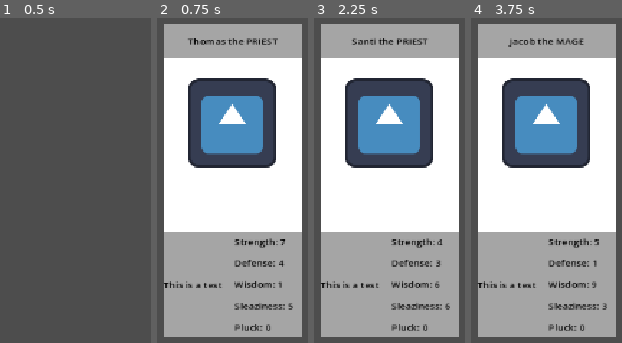
Above: before the commit, frames 1-4 (left to right).
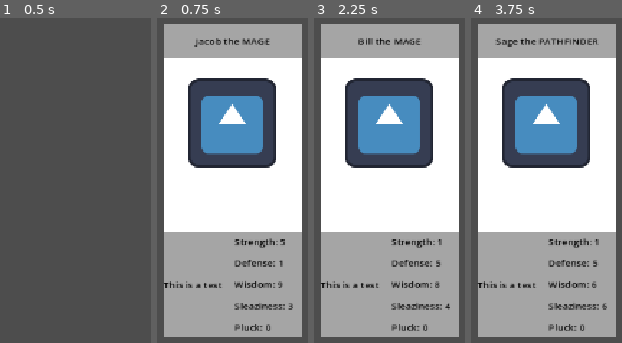
Above: after the commit, the same moments.

Repository: ActuallySanta/Fantasy-Guild-Manager
Game: Godot game, scene res://Scenes/main.tscn
Two runs of this game, one before a commit and one after it. Both use one fixed random seed, a clock stepped at 60 frames per second and the inputs below. The engine's default icon, where the game draws it, is replaced by a stand-in: a white triangle on a blue panel in a dark square.
Inputs:
- Up to frame 1 (0.5 s): no input
- Up to frame 2 (0.75 s): tap Enter at 0.5 s; hold Space (Spawn Card) from 0.53 s (still down)
- Up to frame 3 (2.25 s): release Space (Spawn Card) at 1.28 s; tap I at 1.35 s; tap Enter at 2 s; hold Space (Spawn Card) from 2.03 s (still down)
- Up to frame 4 (3.75 s): release Space (Spawn Card) at 2.78 s; tap I at 2.85 s; tap Enter at 3.5 s; hold Space (Spawn Card) from 3.53 s (still down)

Frame 1 is identical in both runs. In frame 2, 0.8% of the frame differs, in the area x 20-91%, y 6-89%; in frame 3, 0.8%; in frame 4, 1.0%, in the area x 15-91%, y 6-90%.

Commit message:
more quest work -> questManager made

Diff:
--- a/Scenes/main.tscn
+++ b/Scenes/main.tscn
@@ -1,8 +1,12 @@
 [gd_scene format=3 uid="uid://cbre2l6kj08ep"]
 
 [ext_resource type="PackedScene" uid="uid://ca7d3fdaphs4v" path="res://Scenes/Characters/character_generator.tscn" id="1_jjgbg"]
+[ext_resource type="Script" uid="uid://blul1044ocxp2" path="res://Scripts/Quest Creator/quest_Manager.gd" id="2_bo1nx"]
 
 [node name="Main" type="Node2D" unique_id=418361766]
 
 [node name="Character Generator" parent="." unique_id=1008846978 instance=ExtResource("1_jjgbg")]
 position = Vector2(491, 366)
+
+[node name="Node2D" type="Node2D" parent="." unique_id=12970794]
+script = ExtResource("2_bo1nx")
--- /dev/null
+++ b/Scripts/Quest Creator/quest_Manager.gd
@@ -0,0 +1,17 @@
+extends Node
+
+var thisQuest = CreatedQuest
+
+# Called when the node enters the scene tree for the first time.
+func _ready() -> void:
+	thisQuest = CreatedQuest.new()
+	var adventurerArray : Array[GuildCharacter]
+	adventurerArray = thisQuest.generatePartyDuo()
+	print(adventurerArray[0].name)
+	print(adventurerArray[1].name)
+	pass
+
+
+# Called every frame. 'delta' is the elapsed time since the previous frame.
+func _process(delta: float) -> void:
+	pass
--- a/Scripts/Quest Creator/quest_resource.gd
+++ b/Scripts/Quest Creator/quest_resource.gd
@@ -51,8 +51,10 @@
 #what & where I'm leaving it on void
 #this is the main root method for deciding and generating results I'll have
 #methods branch off to decide certain parts of the results
-func _generateResults(_questingAdventurers: Array[GuildCharacter],
-_successChance: float) -> void:
+func generateResults(_questingAdventurers: Array[GuildCharacter],
+_successChance: float) -> String:
+	#generate characters for now
+
 	#put in start text
 
 	#loop with size based on difficulty -> higher difficulty more loops
@@ -65,7 +67,9 @@
 
 	#once the loop moves on we are done here
 	#put in end text
-	pass
+	return ""
+
+	#FUNCTION FOR SUCCESS CHANCE
 
 func _combatEncounter(_fightingAdventurers: Array[GuildCharacter],
 _successChance: float) -> String:
@@ -82,3 +86,14 @@
 	#more success, gold, etc, low value is worse, injuries or death
 	#then it adds to a string and returns the string to the main method
 	return ""
+
+func generatePartyDuo() -> Array[GuildCharacter]:
+	var party : Array[GuildCharacter]
+
+	var firstAdventurer = GuildCharacter.new()
+	var secondAdventurer = GuildCharacter.new()
+
+	party.append(firstAdventurer)
+	party.append(secondAdventurer)
+
+	return party
Not shown, added: Scripts/Quest Creator/quest_Manager.gd.uid
